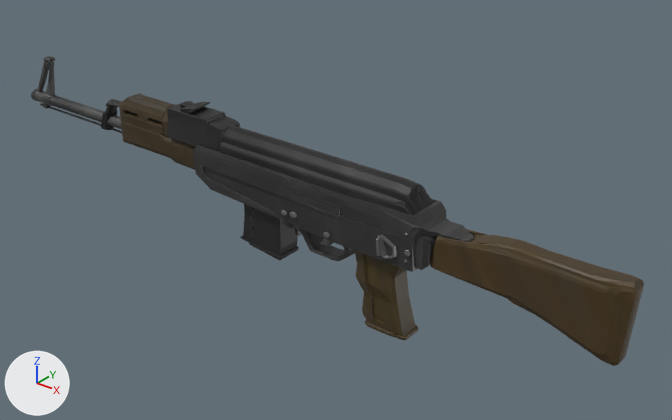
Renders of the Blender file New Game Unity project/Assets/AK-series/Full/AK.blend from each side of a commit.
Before and after are seen from a 50 mm lens placed at (1.19, -1.93, 1.19), pointed at (-0.46, 0.13, -0.09). The axes (+X, +Y, +Z) are drawn at lower left. The lights are the same throughout.

The first picture shows 'ButtOfTheWeapon', 'Forearm', 'GasTube', 'Handle', 'LowCharge(AK)', 'Ramrod', 'Receiver', 'ReceiverCover', 'TheBarrel'.
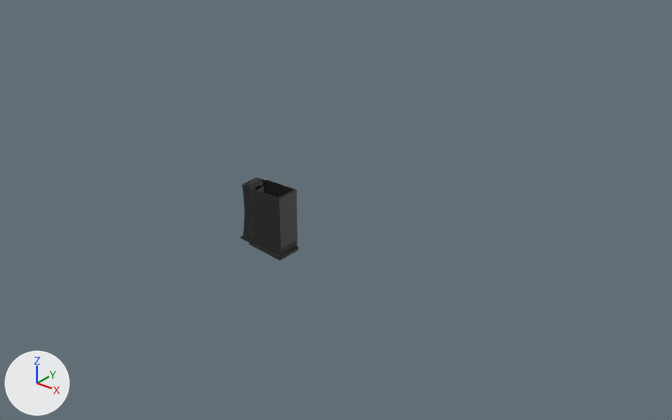
Where the newer file only moved an object's origin or applied its transform, the numbers keep the older frame.

Changed parts and their boxes (x1, y1, x2, y2) in the pictures (672 x 420 px):
'ButtOfTheWeapon', hidden (brown): before (430, 229, 644, 366)
'Receiver', hidden: before (193, 145, 473, 272)
'ReceiverCover', hidden: before (219, 126, 434, 215)
'Handle', hidden (brown): before (354, 250, 418, 340)
'Forearm', hidden (brown): before (119, 93, 195, 170)
'GasTube', hidden: before (101, 99, 240, 151)
'TheBarrel', hidden: before (31, 56, 122, 129)
'Ramrod', hidden: before (40, 103, 122, 133)

What changed in the scene script:
```text
Change ob_receiver:
    add ob_receiver.hide_set(True)
Change ob_gastube:
    add ob_gastube.hide_set(True)
Change ob_thebarrel:
    add ob_thebarrel.hide_set(True)
Change ob_forearm:
    add ob_forearm.hide_set(True)
Change ob_ramrod:
    add ob_ramrod.hide_set(True)
Change ob_buttoftheweapon:
    add ob_buttoftheweapon.hide_set(True)
Change ob_receivercover:
    add ob_receivercover.hide_set(True)
Change ob_handle:
    add ob_handle.hide_set(True)
```
